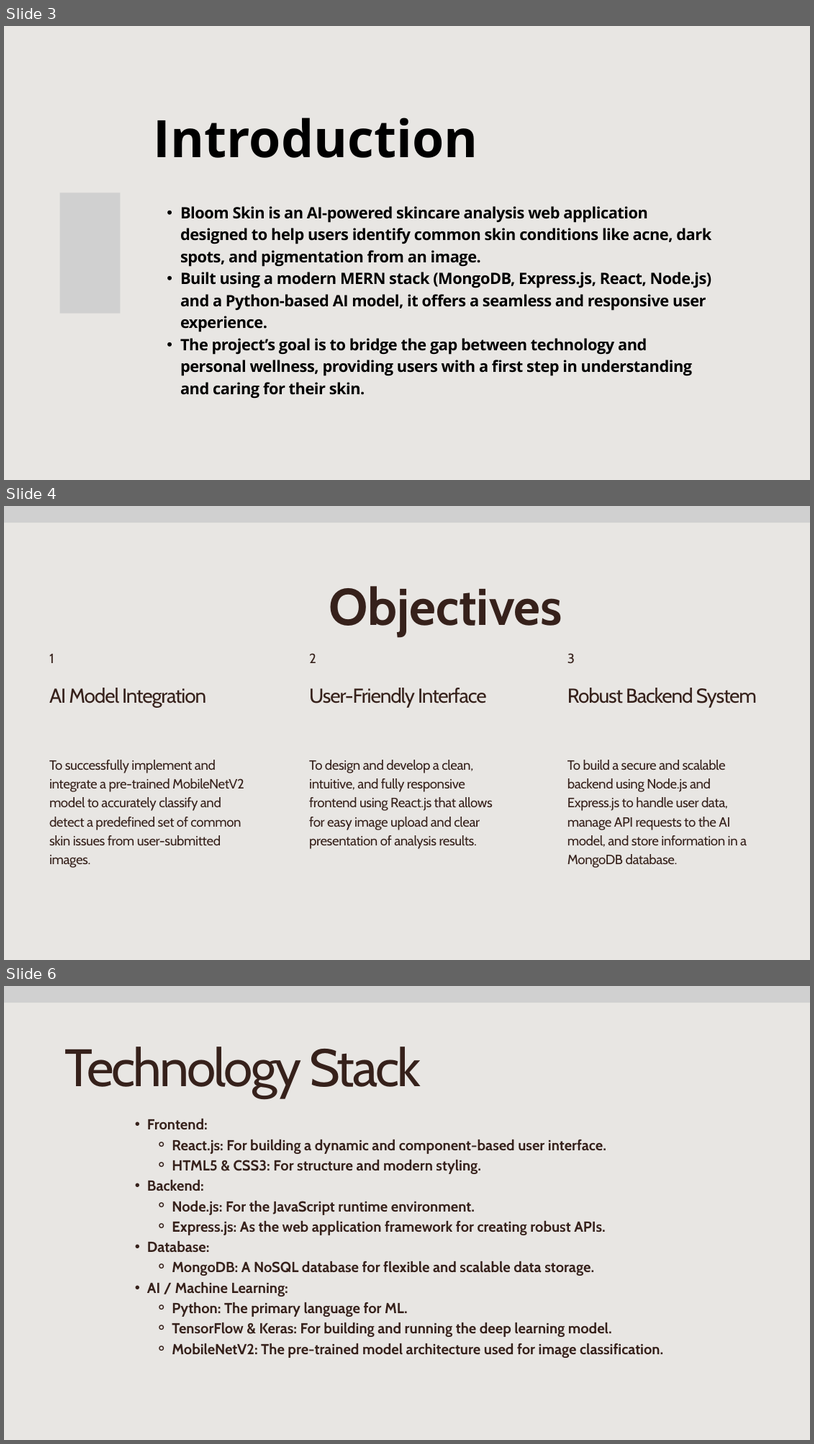
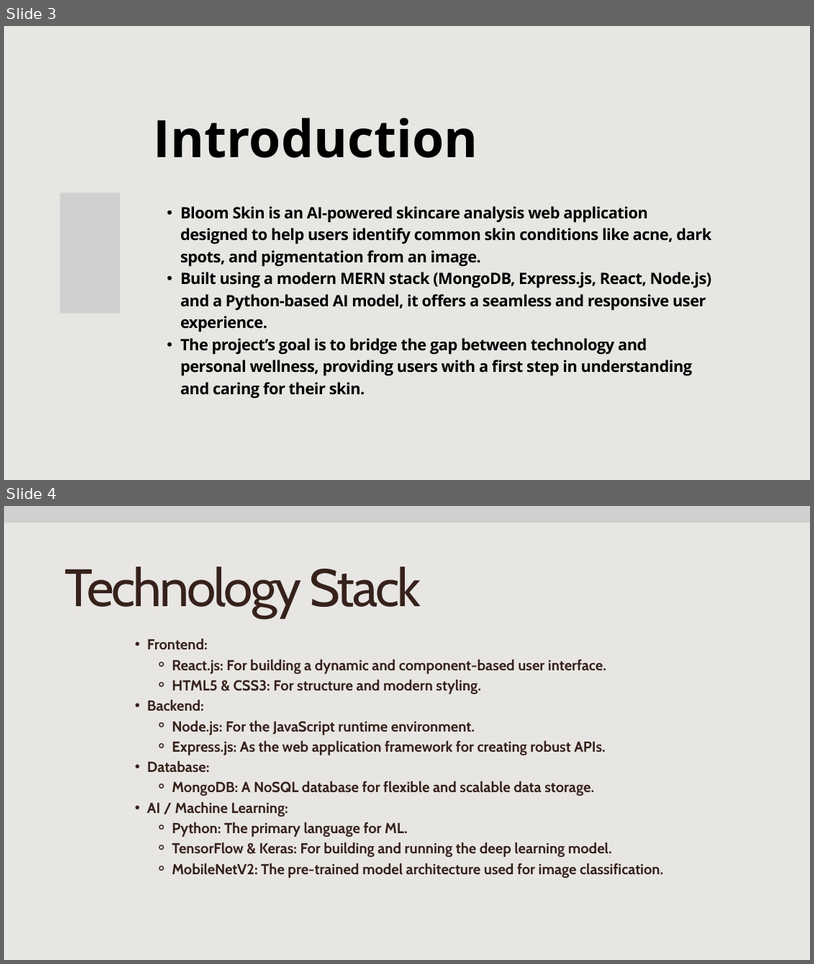
Before and after one commit to rasikarakhewar3010/Bloom-Skin, a slide deck: Content (2).pptx. Shown one above the other, each under a label of ours: slides 3, 4 and 6 before the commit, slides 3 and 4 after it; the slides between them are not shown. The pictures are 814x1444 and 814x964 pixels, drawn with LibreOffice and Linux fonts; fonts in the diff are those of the drawing; grey boxes stand for pictures. Boxes give left, top, right and bottom in pixels: in the first picture for what was removed or moved away, otherwise in the second. Text is boxed around its words. In the diff, an @@ line names an element or a change of style, - is before the commit and + after.

```diff
--- a/Content (2).pptx
+++ b/Content (2).pptx
@@ slide 4 removed at [4, 506, 810, 960], background #E8E6E3 @@
@@ picture removed at [4, 506, 810, 523] @@
@@ text removed at [329, 586, 563, 637] @@
-Objectives
@@ text removed at [49, 654, 54, 663] @@
-1
@@ text removed at [309, 653, 316, 663] @@
-2
@@ text removed at [568, 653, 575, 663] @@
-3
@@ text removed at [49, 687, 206, 708] @@
-AI Model Integration
@@ text removed at [309, 687, 486, 708] @@
-User-Friendly Interface
@@ text removed at [568, 687, 757, 708] @@
-Robust Backend System
@@ text removed at [49, 759, 244, 867] @@
-To successfully implement and integrate a pre-trained MobileNetV2 model to accurately classify and detect a predefined set of common skin issues from user-submitted images.
@@ text removed at [309, 759, 493, 849] @@
-To design and develop a clean, intuitive, and fully responsive frontend using React.js that allows for easy image upload and clear presentation of analysis results.
@@ text removed at [568, 759, 747, 867] @@
-To build a secure and scalable backend using Node.js and Express.js to handle user data, manage API requests to the AI model, and store information in a MongoDB database.
@@ what was slide 6 is now slide 4 @@
```
Also in this commit, not shown: 3 slides changed, 1 slide added, 1 other slide removed, 3 other files.
